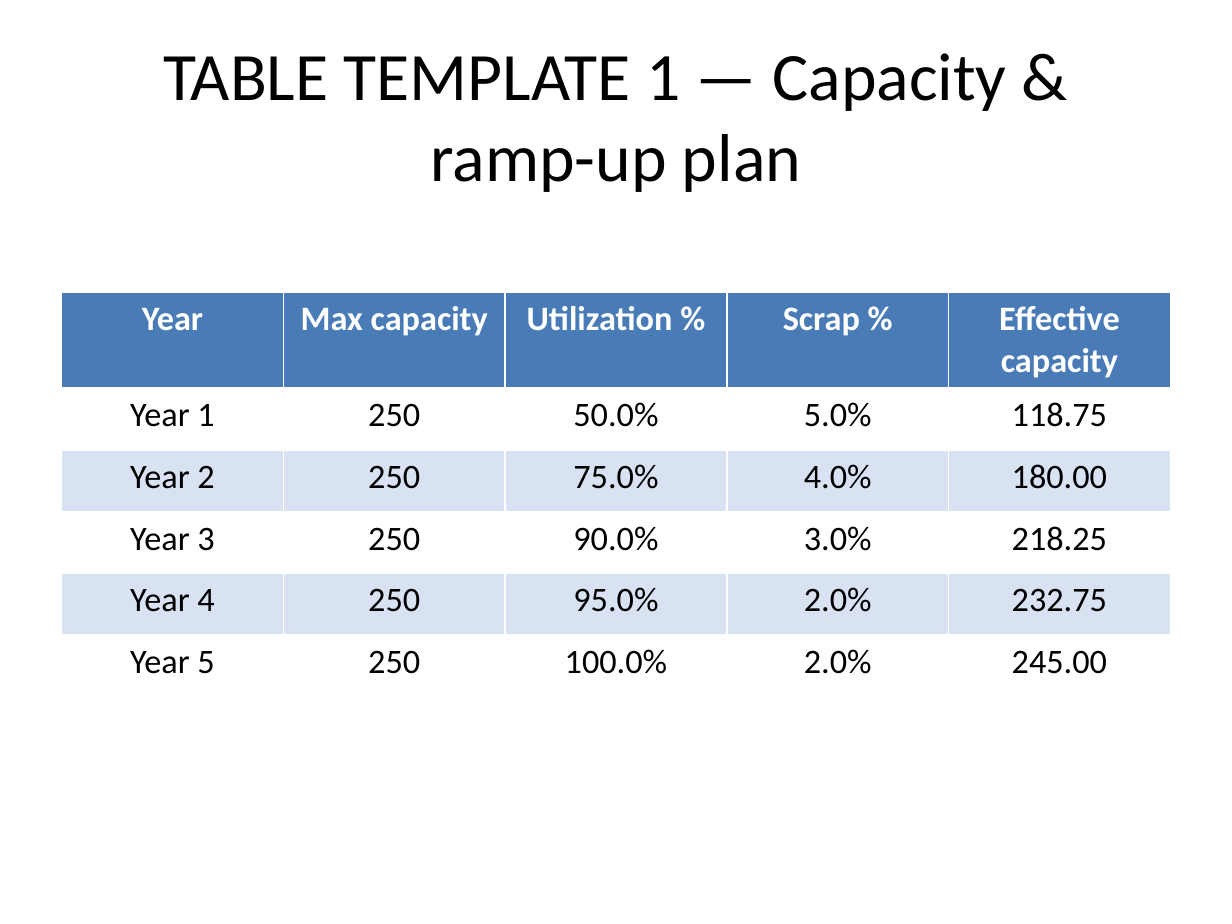
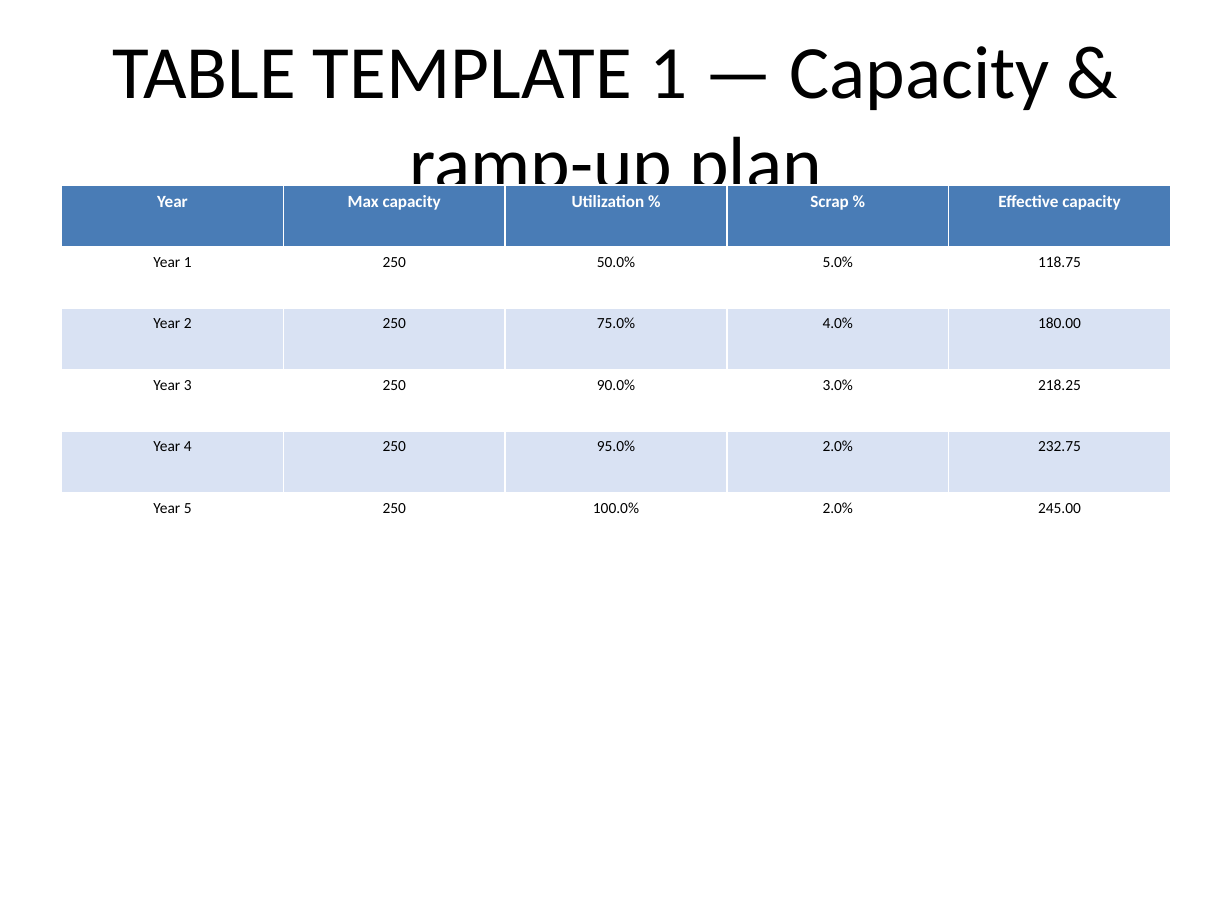
Before and after one commit to tchalt/Python-Case-Study-Analysis, a slide deck: slide 3 of Production_Financial_Plan_Presentation.pptx. Drawn at 1232x924 pixels with LibreOffice and Linux fonts; fonts in the diff are those of the drawing. Boxes give left, top, right and bottom in pixels: in the first picture for what was removed or moved away, otherwise in the second. Text is boxed around its words. In the diff, an @@ line names an element or a change of style, - is before the commit and + after.

```diff
--- a/Production_Financial_Plan_Presentation.pptx
+++ b/Production_Financial_Plan_Presentation.pptx
@@ title "TABLE TEMPLATE 1 — Capacity ..." at <box>112,46,1050,207</box>: size 39.6 to 44 pt @@
@@ table at <box>62,185,1170,554</box> @@
@@ size 20 to 10 pt in "Year", "Max capacity", "Utilization %", "Scrap %" and 1 more places @@
@@ size 20 to 9 pt in "Year 1", "250", "50.0%", "5.0%" and 21 more places @@
@@ table: place and size @@
-table at <box>62,292,1170,695</box>
+table at <box>62,185,1170,554</box>
```
Also in this commit, not shown: 8 other slides changed, 1 slide removed, 1 other file.
